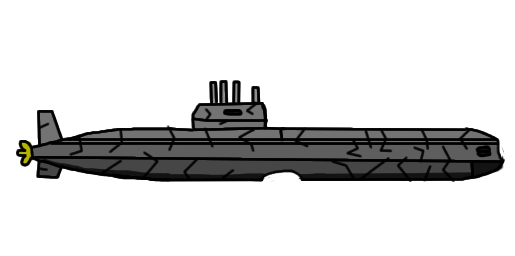
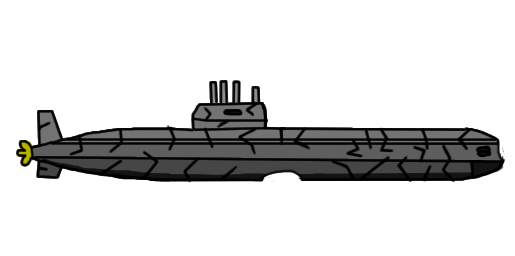
Comparing the layer stacks of the two 515×256 images. Changes:
painted on "Layer 2 copy" over [37, 102, 471, 183]
